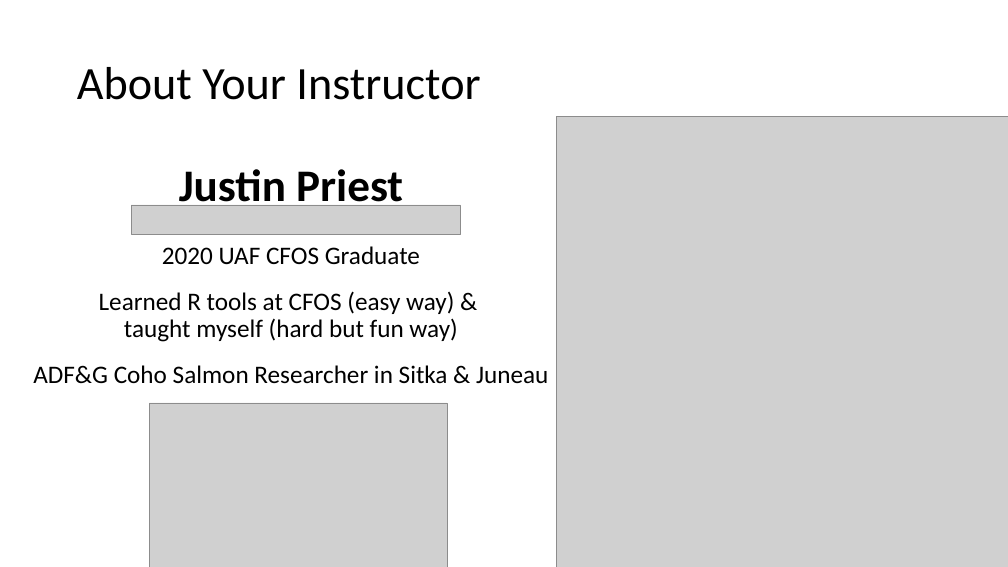
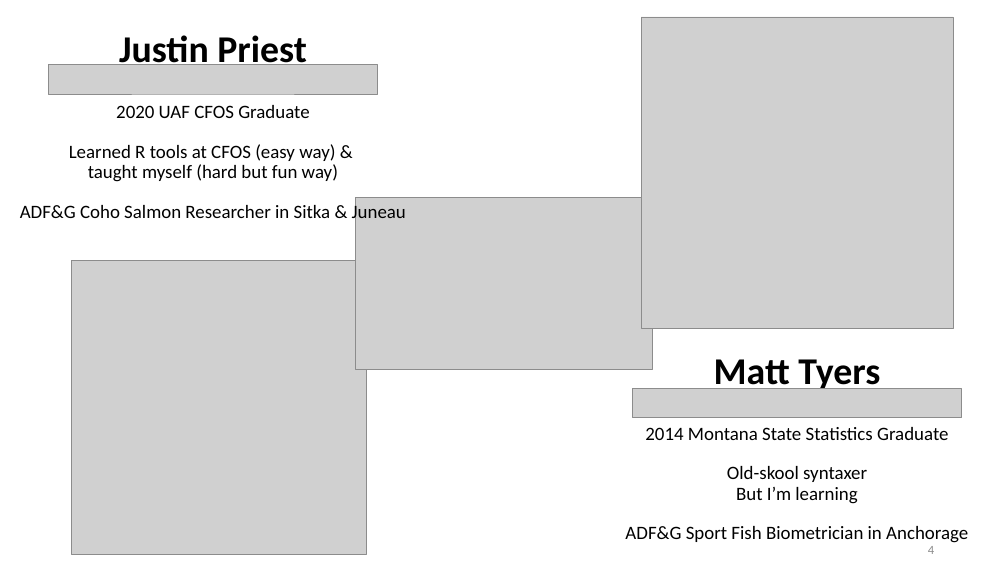
Before and after one commit to justinpriest/ADFG_R_Intro_Workshop, a slide deck: slide 4 of presentations/1 - Welcome and motivation.pptx. Drawn at 1008x567 pixels with LibreOffice and Linux fonts; fonts in the diff are those of the drawing; grey boxes stand for pictures. Boxes give left, top, right and bottom in pixels: in the first picture for what was removed or moved away, otherwise in the second. Text is boxed around its words. In the diff, an @@ line names an element or a change of style, - is before the commit and + after.

```diff
--- a/presentations/1 - Welcome and motivation.pptx
+++ b/presentations/1 - Welcome and motivation.pptx
@@ text "Justin Priest": place and size @@
-text "Justin Priest" at box(33, 169, 548, 384)
+text "Justin Priest" at box(20, 35, 406, 223)
@@ text "Justin Priest" at box(20, 35, 406, 223): size 43 to 36 pt in "Justin Priest"; size 24 to 18 pt @@
@@ picture added at box(641, 17, 953, 329) @@
@@ picture: place and size @@
-picture at box(132, 205, 461, 234)
+picture at box(48, 65, 377, 95)
@@ title removed at box(77, 67, 480, 100) @@
-About Your Instructor
@@ picture: place and size @@
-picture at box(150, 403, 447, 567)
+picture at box(355, 197, 653, 369)
@@ picture: place and size @@
-picture at box(557, 117, 1008, 567)
+picture at box(72, 260, 367, 554)
@@ text added at box(625, 359, 968, 543), 18 pt, text #000000 @@
+Matt Tyers
+2014 Montana State Statistics Graduate
+Old-skool syntaxer
+But I’m learning
+ADF&G Sport Fish Biometrician in Anchorage
@@ picture added at box(633, 389, 962, 418) @@
@@ page number added at box(928, 546, 934, 554), 12 pt, text #8C8C8C @@
+4
```
Also in this commit, not shown: 1 other slide changed, 3 other files.
